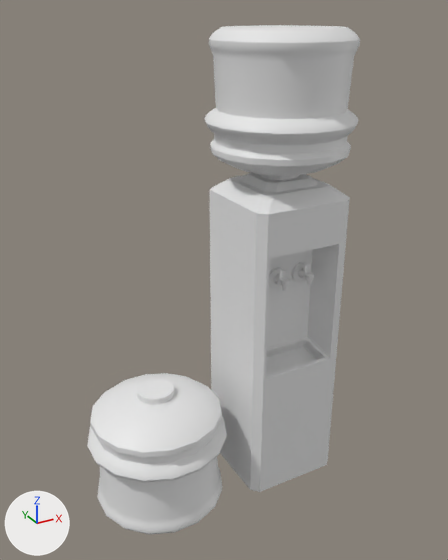
Renders of the FBX model Content/Models/Mesh/кулер.fbx from each side of a commit.
Rendered twice from a 50 mm lens placed at (-6.33, -9.41, 4.67), pointed at (-1.18, -0.04, -0.01). Lighting does not change. The marker at lower left points along +X, +Y and +Z. Vertices at the same position are counted once.
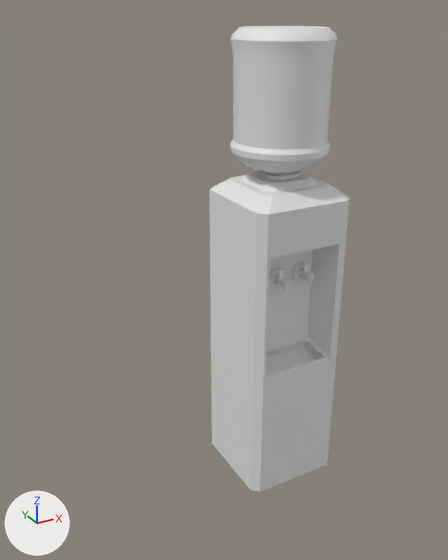
Boxes [x1, y1, x2, y2] around the edits, measured in the pictures (448 x 560 px):
'Cube', reshaped (48% narrower, 9% shorter): before [87, 25, 360, 535]; after [209, 26, 350, 492]
part 1 of me_cube_001, rebuilt (31% narrower): before [204, 25, 360, 180]; after [230, 26, 338, 175]
part 2 of me_cube_001, deleted: before [87, 373, 227, 535]

Patch to the scene script:
```diff
--- a/Content/Models/Mesh/кулер.fbx.py
+++ b/Content/Models/Mesh/кулер.fbx.py
@@ me_cube_001 @@
 # used by ob_cube; location = (0.0, 0.0, 0.0)
-me_cube_001.from_pydata(...)  # 1060 vertices, 952 faces; spans x -3.99..1.34, y -1.34..1.34, z -4.53..4.37
+me_cube_001.from_pydata(...)  # 580 vertices, 486 faces; spans x -1.0..1.0, y -1.0..1.0, z -4.48..4.37
+# me_cube_001 part 1: the loose piece of 336 vertices spanning x -1.34..1.34, y -1.34..1.34, z 1.82..4.37 is rebuilt with 192 vertices and now spans x -0.89..0.89, y -0.89..0.89, z 1.82..4.37
+# me_cube_001 part 2: the loose piece of 336 vertices spanning x -3.99..-1.3, y -1.34..1.34, z -4.53..-1.98 is deleted
```
